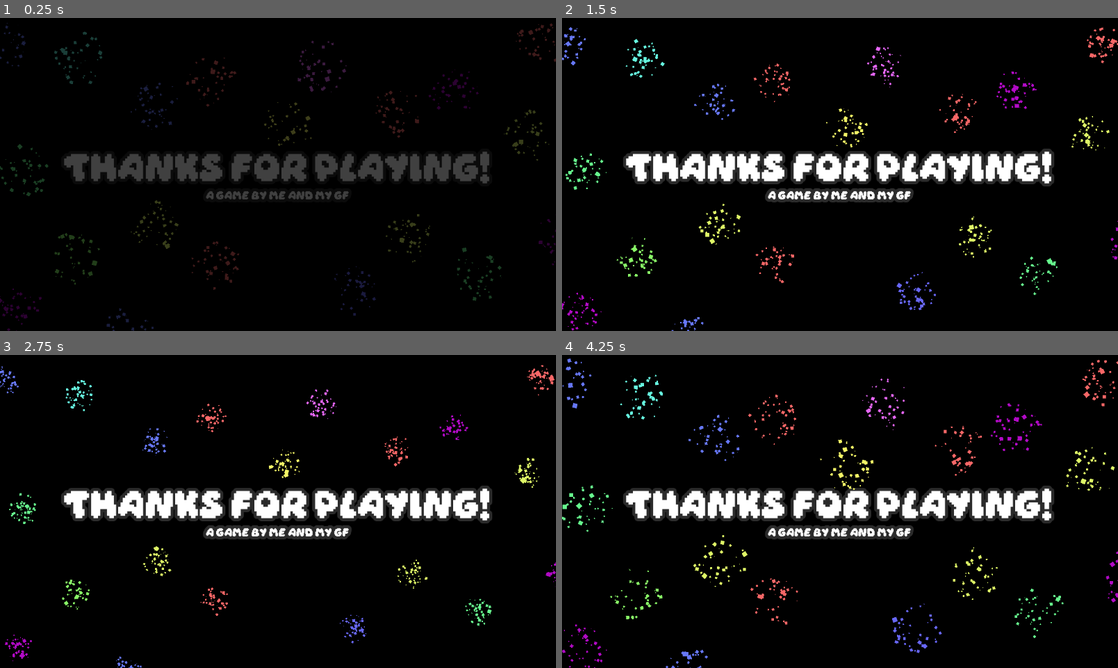
Above: before the commit, frames 1-4 (two rows, left to right).
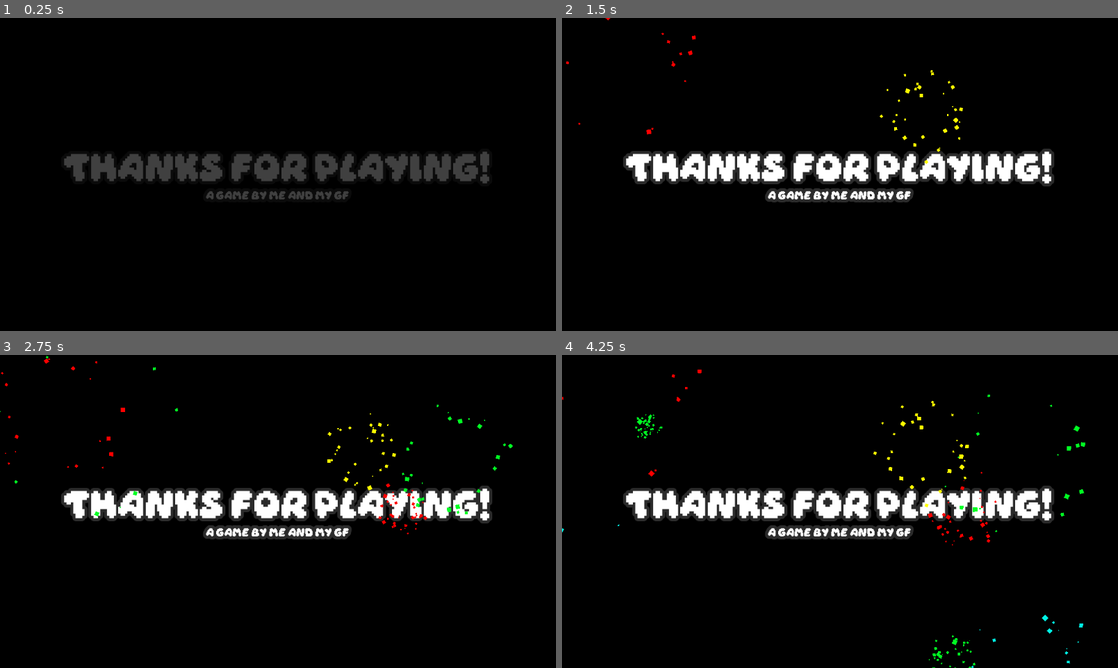
Above: after the commit, the same moments.

Repository: Vlad-935/Reflective-Trust
Game: Godot game, scene res://scenes/ui/end_screen.tscn
Two runs of this game, one before a commit and one after it. Both use one fixed random seed, a clock stepped at 60 frames per second and the inputs below. This scene is started directly instead of the project's main scene.
Inputs (mouse positions are in pixels of both pictures, inside the frame that each line leads up to):
- Up to frame 1 (0.25 s): no input
- Up to frame 2 (1.5 s): tap Enter (ui_accept) at 0.5, 0.77 s; move the mouse to (962, 158) at 0.52 s; hold D (move right) 0.53-1.28 s; click (962, 158) at 0.67 s; move the mouse to (728, 190) at 1.27 s; hold S (move down) from 1.28 s (still down)
- Up to frame 3 (2.75 s): tap Enter (ui_accept) at 1.52 s; move the mouse to (333, 442) at 2.02 s; release S (move down) at 2.03 s; hold D (move right) from 2.03 s (still down)
- Up to frame 4 (4.25 s): move the mouse to (812, 574) at 2.77 s; release D (move right) at 2.78 s; hold W (move up) 2.78-3.53 s; click (812, 574) at 2.92 s; tap Enter (ui_accept) at 3.02, 3.77 s; move the mouse to (1006, 558) at 3.52 s; hold A (move left) from 3.53 s (still down)

The runs differ from the first frame. In frame 1, 1.9% of the frame differs, in the area x 0-100%, y 1-100%; in frame 2, 2.5%; in frame 3, 2.4%; in frame 4, 3.3%.
Error in both runs: Cannot call method 'get_node' on a null value. (res://globals/level_manager.gd:41)

Commit message:
Added random particles at the end of the game

Diff:
--- a/reflective-trust/scenes/ui/end_screen.tscn
+++ b/reflective-trust/scenes/ui/end_screen.tscn
@@ -1,7 +1,7 @@
 [gd_scene format=3 uid="uid://dwgao5x7mic5g"]
 
 [ext_resource type="Theme" uid="uid://dx8tcgjkekuak" path="res://assests/font/game_theme.tres" id="1_4ttpn"]
-[ext_resource type="PackedScene" uid="uid://bok743utqpc5g" path="res://scenes/ui/particles.tscn" id="2_n8r4t"]
+[ext_resource type="Script" uid="uid://ctdpkxxep52sa" path="res://scripts/ui/end_screen.gd" id="1_wgyui"]
 
 [node name="End_Screen" type="Control" unique_id=67682659]
 layout_mode = 3
@@ -10,6 +10,7 @@
 anchor_bottom = 1.0
 grow_horizontal = 2
 grow_vertical = 2
+script = ExtResource("1_wgyui")
 
 [node name="ColorRect" type="ColorRect" parent="." unique_id=715644549]
 layout_mode = 1
@@ -51,83 +52,8 @@
 horizontal_alignment = 1
 vertical_alignment = 1
 
-[node name="Particles" type="Node2D" parent="." unique_id=1196348747]
-position = Vector2(733, 568)
+[node name="Timer" type="Timer" parent="." unique_id=1006511055]
+wait_time = 0.5
+autostart = true
 
-[node name="Particles" parent="Particles" unique_id=758883745 instance=ExtResource("2_n8r4t")]
-position = Vector2(-576, -73)
-color = Color(0.5380393, 0.96862745, 0.40392163, 1)
-
-[node name="Particles2" parent="Particles" unique_id=870064258 instance=ExtResource("2_n8r4t")]
-position = Vector2(-65, -465)
-color = Color(0.90862757, 0.40392163, 0.96862745, 1)
-
-[node name="Particles3" parent="Particles" unique_id=1584177013 instance=ExtResource("2_n8r4t")]
-position = Vector2(-568, -483)
-color = Color(0.40392163, 0.96862745, 0.8839215, 1)
-
-[node name="Particles4" parent="Particles" unique_id=15468973 instance=ExtResource("2_n8r4t")]
-position = Vector2(-291, -59)
-color = Color(0.96862745, 0.40392163, 0.40392163, 1)
-
-[node name="Particles5" parent="Particles" unique_id=1788485540 instance=ExtResource("2_n8r4t")]
-position = Vector2(208, -418)
-color = Color(0.6998415, 0.041337907, 0.778125, 1)
-
-[node name="Particles17" parent="Particles" unique_id=1202537112 instance=ExtResource("2_n8r4t")]
-position = Vector2(431, -109)
-color = Color(0.6998415, 0.041337907, 0.778125, 1)
-
-[node name="Particles16" parent="Particles" unique_id=857634386 instance=ExtResource("2_n8r4t")]
-position = Vector2(-694, 39)
-color = Color(0.6998415, 0.041337907, 0.778125, 1)
-
-[node name="Particles6" parent="Particles" unique_id=866448119 instance=ExtResource("2_n8r4t")]
-position = Vector2(-295, -436)
-color = Color(0.96862745, 0.40392163, 0.40392163, 1)
-
-[node name="Particles7" parent="Particles" unique_id=1670815350 instance=ExtResource("2_n8r4t")]
-position = Vector2(253, -39)
-color = Color(0.40392163, 0.96862745, 0.5556864, 1)
-
-[node name="Particles15" parent="Particles" unique_id=284532918 instance=ExtResource("2_n8r4t")]
-position = Vector2(-685, -249)
-color = Color(0.40392163, 0.96862745, 0.5556864, 1)
-
-[node name="Particles8" parent="Particles" unique_id=1446016772 instance=ExtResource("2_n8r4t")]
-position = Vector2(88, -370)
-color = Color(0.96862745, 0.40392163, 0.40392163, 1)
-
-[node name="Particles20" parent="Particles" unique_id=1264777743 instance=ExtResource("2_n8r4t")]
-position = Vector2(387, -517)
-color = Color(0.96862745, 0.40392163, 0.40392163, 1)
-
-[node name="Particles9" parent="Particles" unique_id=1608940543 instance=ExtResource("2_n8r4t")]
-position = Vector2(-415, -388)
-color = Color(0.40392163, 0.47098035, 0.96862745, 1)
-
-[node name="Particles19" parent="Particles" unique_id=1365274605 instance=ExtResource("2_n8r4t")]
-position = Vector2(-472, 86)
-color = Color(0.40392163, 0.47098035, 0.96862745, 1)
-
-[node name="Particles18" parent="Particles" unique_id=1642382961 instance=ExtResource("2_n8r4t")]
-position = Vector2(-726, -514)
-color = Color(0.40392163, 0.47098035, 0.96862745, 1)
-
-[node name="Particles10" parent="Particles" unique_id=1340965959 instance=ExtResource("2_n8r4t")]
-color = Color(0.41098034, 0.40392163, 0.96862745, 1)
-
-[node name="Particles11" parent="Particles" unique_id=608450389 instance=ExtResource("2_n8r4t")]
-position = Vector2(361, -323)
-color = Color(0.8768628, 0.96862745, 0.40392163, 1)
-
-[node name="Particles13" parent="Particles" unique_id=105827996 instance=ExtResource("2_n8r4t")]
-position = Vector2(-406, -141)
-color = Color(0.8768628, 0.96862745, 0.40392163, 1)
-
-[node name="Particles14" parent="Particles" unique_id=2075898444 instance=ExtResource("2_n8r4t")]
-position = Vector2(123, -114)
-color = Color(0.8768628, 0.96862745, 0.40392163, 1)
-
-[node name="Particles12" parent="Particles" unique_id=2024896329 instance=ExtResource("2_n8r4t")]
-position = Vector2(-142, -341)
+[connection signal="timeout" from="Timer" to="." method="_on_timer_timeout"]
--- a/reflective-trust/scenes/ui/particles.tscn
+++ b/reflective-trust/scenes/ui/particles.tscn
@@ -1,4 +1,6 @@
 [gd_scene format=3 uid="uid://bok743utqpc5g"]
+
+[ext_resource type="Script" uid="uid://d1ibo6f73go2k" path="res://scripts/ui/particles.gd" id="1_bsxxs"]
 
 [sub_resource type="Curve" id="Curve_ijygm"]
 _limits = [-360.0, 360.0, 0.0, 1.0]
@@ -31,3 +33,4 @@
 scale_amount_max = 10.0
 scale_amount_curve = SubResource("Curve_hjf4h")
 color = Color(0.96167356, 0.96875, 0.4026367, 1)
+script = ExtResource("1_bsxxs")
--- /dev/null
+++ b/reflective-trust/scripts/ui/end_screen.gd
@@ -0,0 +1,13 @@
+extends Control
+
+var particles
+@onready var particles_scene: PackedScene = preload("res://scenes/ui/particles.tscn")
+
+# Called when the node enters the scene tree for the first time.
+func _ready() -> void:
+	pass
+
+
+func _on_timer_timeout() -> void:
+	particles = particles_scene.instantiate()
+	add_child(particles)
--- /dev/null
+++ b/reflective-trust/scripts/ui/particles.gd
@@ -0,0 +1,18 @@
+extends CPUParticles2D
+
+@onready var window_size = get_viewport().get_visible_rect().size
+
+var Colors = [Color(1.0, 0.0, 0.0, 1.0),Color(1.0, 0.994, 0.0, 1.0),Color(0.0, 1.0, 0.137, 1.0),Color(0.0, 0.95, 0.897, 1.0),Color(0.556, 0.0, 1.0, 1.0)]
+
+# Called when the node enters the scene tree for the first time.
+func _ready() -> void:
+	var rand_x = randi_range(0, window_size.x)
+	var rand_y = randi_range(0, window_size.y)
+
+	global_position = Vector2(rand_x, rand_y)
+	color = Colors[randi_range(0, 4)]
+
+
+# Called every frame. 'delta' is the elapsed time since the previous frame.
+func _process(delta: float) -> void:
+	pass
Not shown, added: reflective-trust/scripts/ui/end_screen.gd.uid
Not shown, added: reflective-trust/scripts/ui/particles.gd.uid
